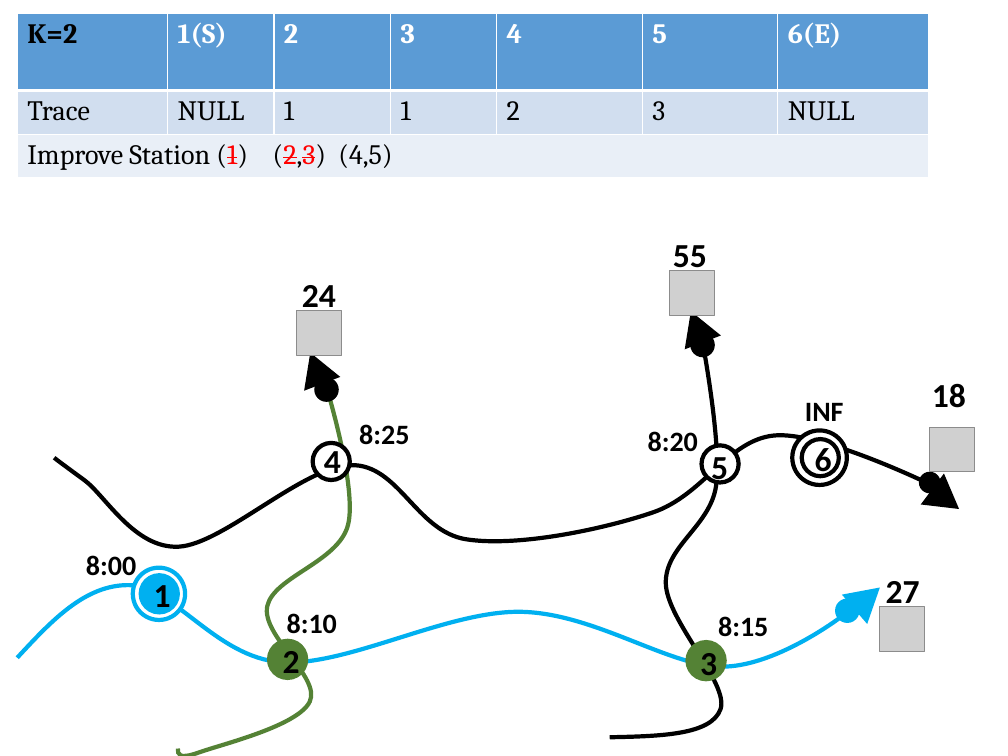
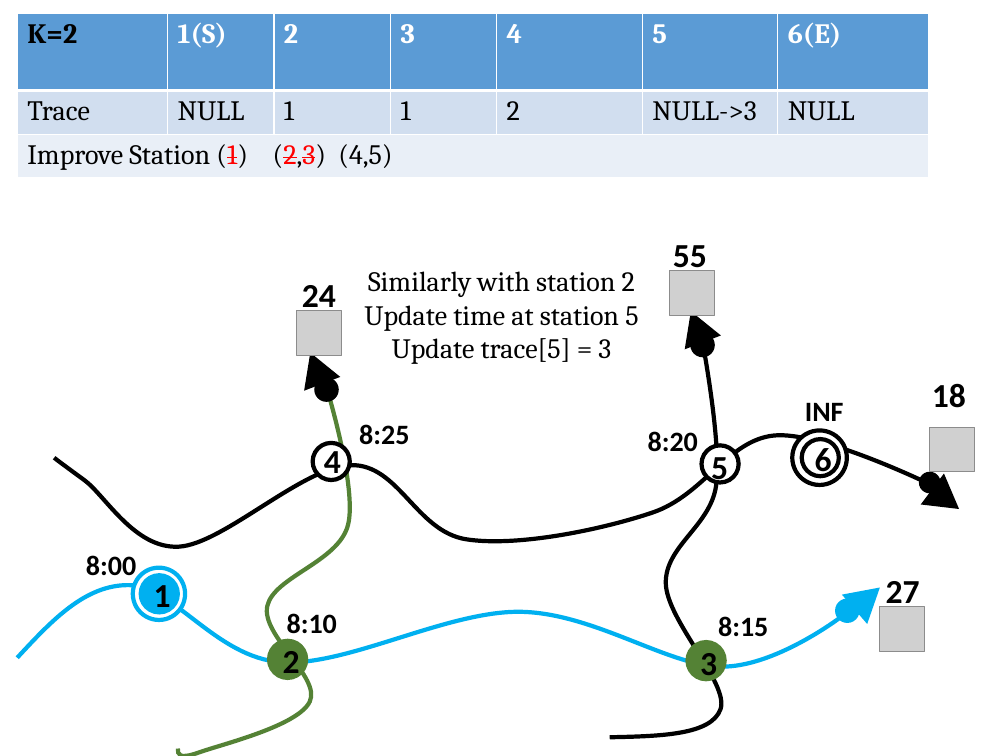
Before and after one commit to hqt/street-router, a slide deck: slide 36 of Document/presentation/bus/4 raptor new.pptx (slide 38 before the commit). Drawn at 1008x756 pixels with LibreOffice and Linux fonts; fonts in the diff are those of the drawing; grey boxes stand for pictures. Boxes give left, top, right and bottom in pixels: in the first picture for what was removed or moved away, otherwise in the second. Text is boxed around its words. In the diff, an @@ line names an element or a change of style, - is before the commit and + after.

```diff
--- a/Document/presentation/bus/4 raptor new.pptx
+++ b/Document/presentation/bus/4 raptor new.pptx
@@ table at (x1=17, y1=13, x2=927, y2=177) @@
-row 2, column 6: 3
+row 2, column 6: NULL->3
@@ text added at (x1=364, y1=271, x2=638, y2=364), 20 pt, text #000000 @@
+Similarly with station 2
+Update time at station 5
+Update trace[5] = 3
```
Also in this commit, not shown: 31 other slides changed, 4 slides added, 2 slides removed, 13 other files.
